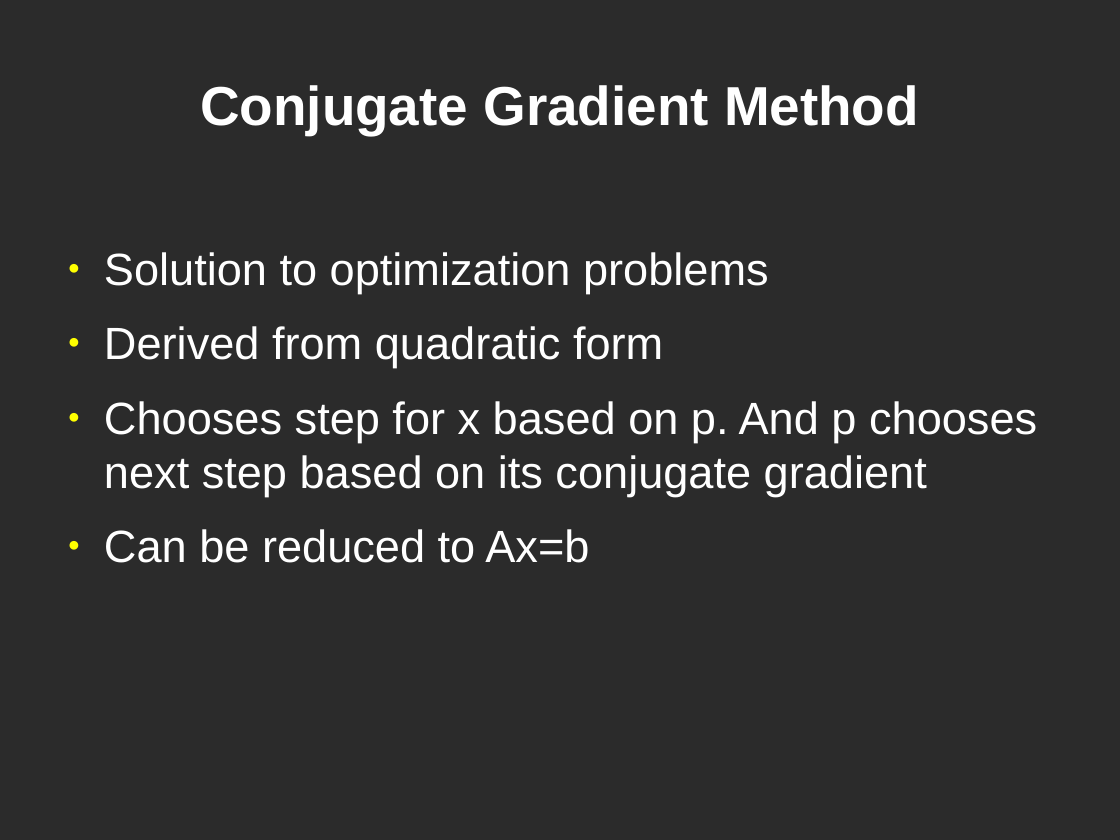
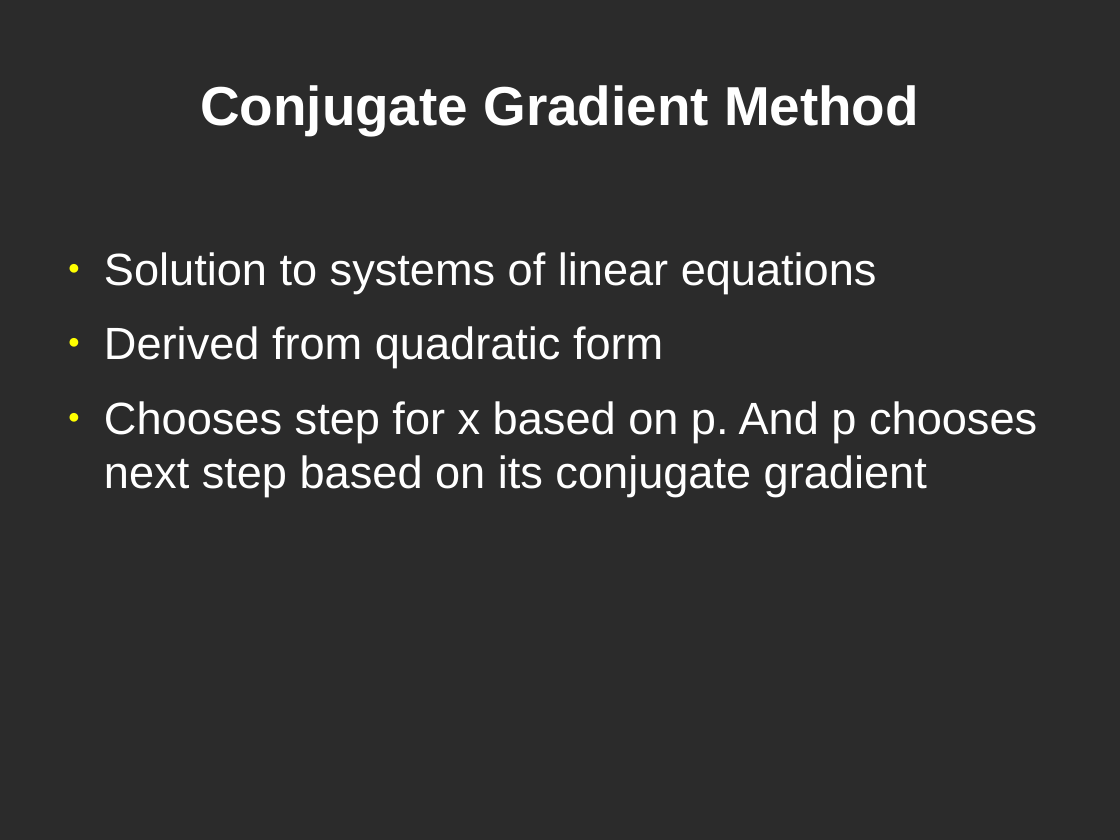
Before and after one commit to Alex-Oiko/3rd-Year-Project, a slide deck: slide 5 of Deliverables/Project Viva/viva_presentation.odp. Drawn at 1120x840 pixels with LibreOffice and Linux fonts; fonts in the diff are those of the drawing; background and template pictures are left out; a plain dark background stands for a picture behind light text. Boxes give left, top, right and bottom in pixels: in the first picture for what was removed or moved away, otherwise in the second. Text is boxed around its words. In the diff, an @@ line names an element or a change of style, - is before the commit and + after.

```diff
--- a/Deliverables/Project Viva/viva_presentation.odp
+++ b/Deliverables/Project Viva/viva_presentation.odp
@@ text at <box>104,252,877,294</box>: text changed @@
-● Solution to optimization problems
+● Solution to systems of linear equations
@@ text at <box>104,529,589,563</box>: paragraph removed @@
-● Can be reduced to Ax=b
```
Also in this commit, not shown: 5 other slides changed.
